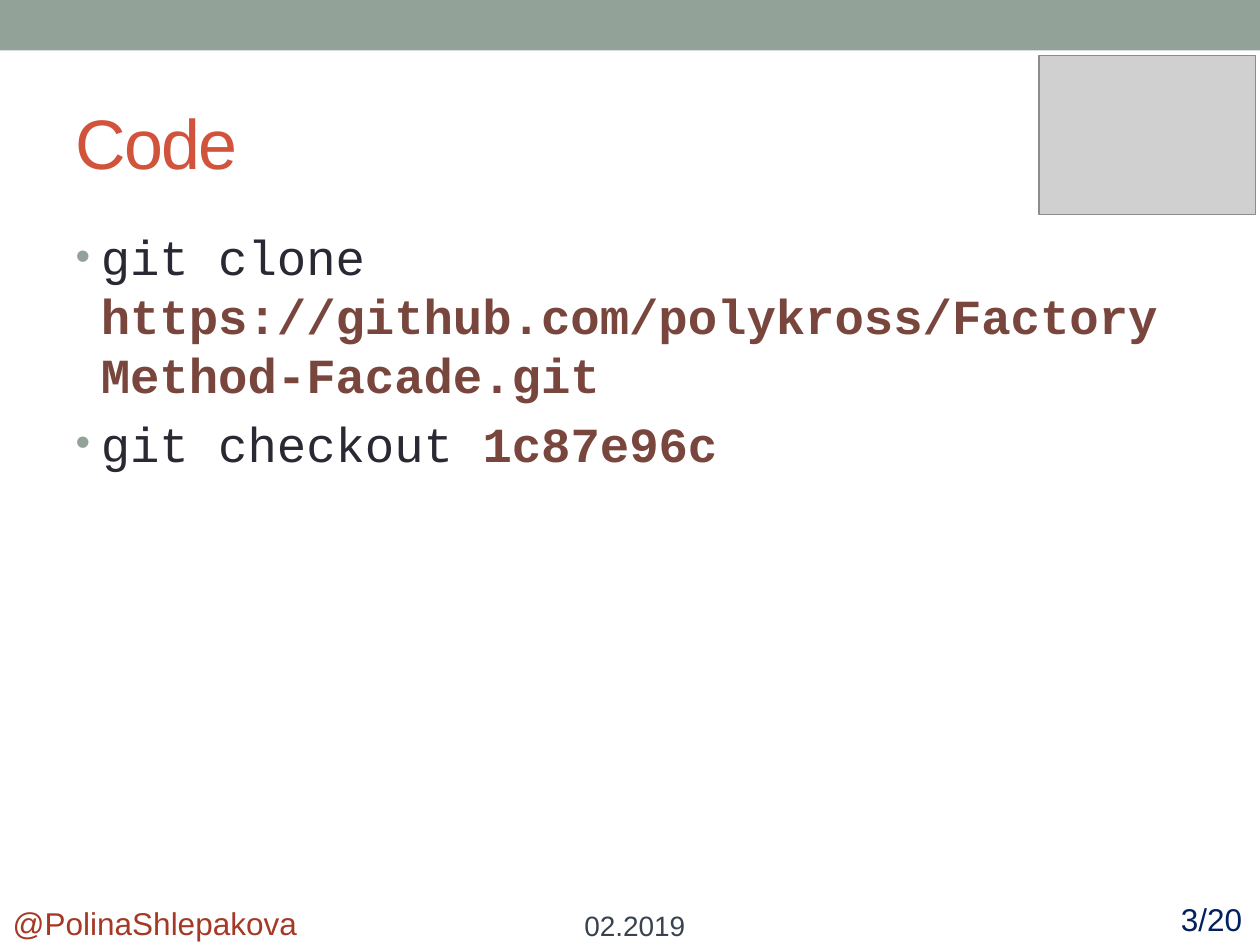
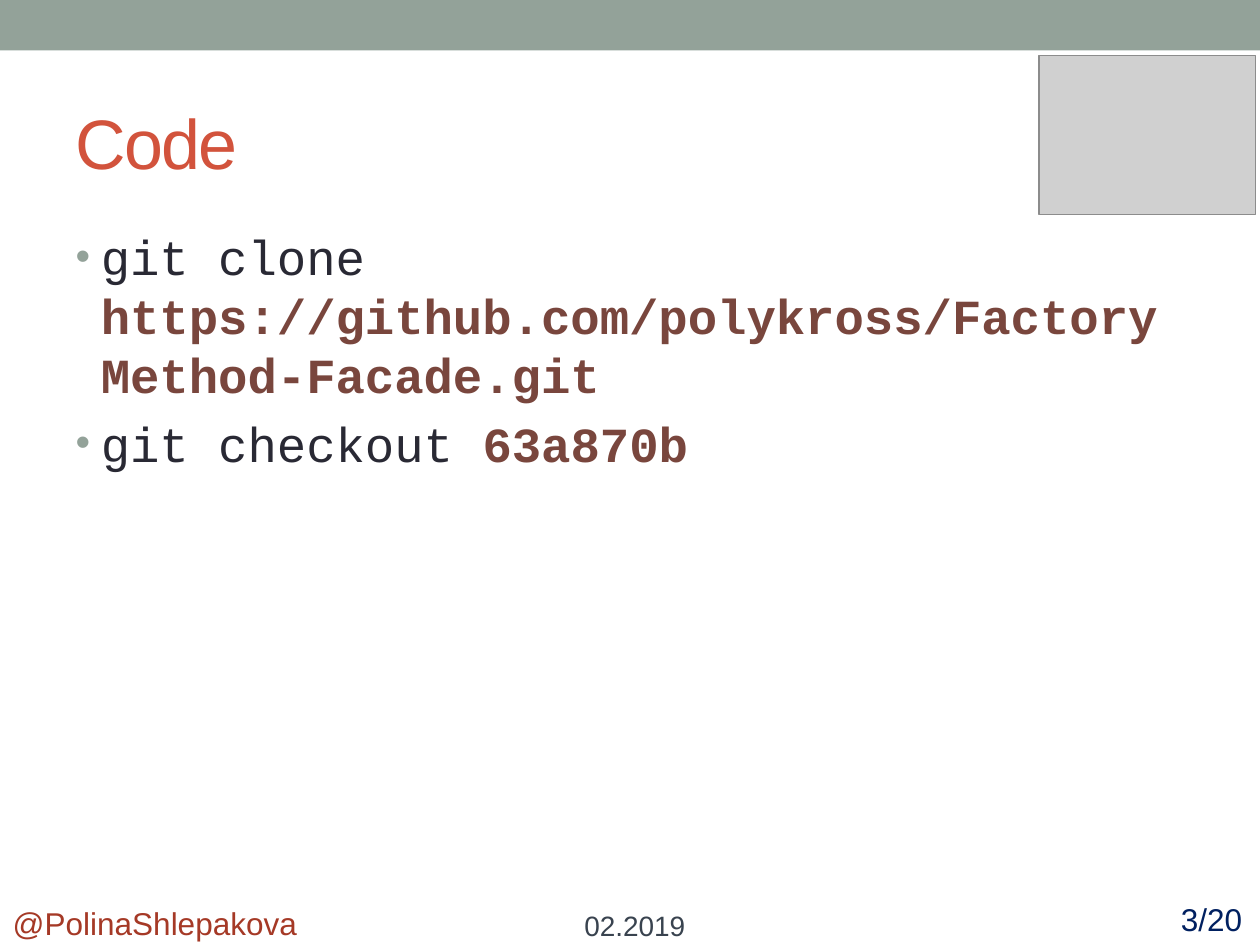
Before and after one commit to polykross/FactoryMethod-Facade, a slide deck: slide 4 of FactoryMethod/Presentation/FactoryMethod.pptx. Drawn at 1260x945 pixels with LibreOffice and Linux fonts; fonts in the diff are those of the drawing; grey boxes stand for pictures. Boxes give left, top, right and bottom in pixels: in the first picture for what was removed or moved away, otherwise in the second. Text is boxed around its words. In the diff, an @@ line names an element or a change of style, - is before the commit and + after.

```diff
--- a/FactoryMethod/Presentation/FactoryMethod.pptx
+++ b/FactoryMethod/Presentation/FactoryMethod.pptx
@@ text at (101, 426, 689, 472): text changed @@
-• git checkout 1c87e96c
+• git checkout 63a870b
```
Also in this commit, not shown: 2 other slides changed, 9 other files.
